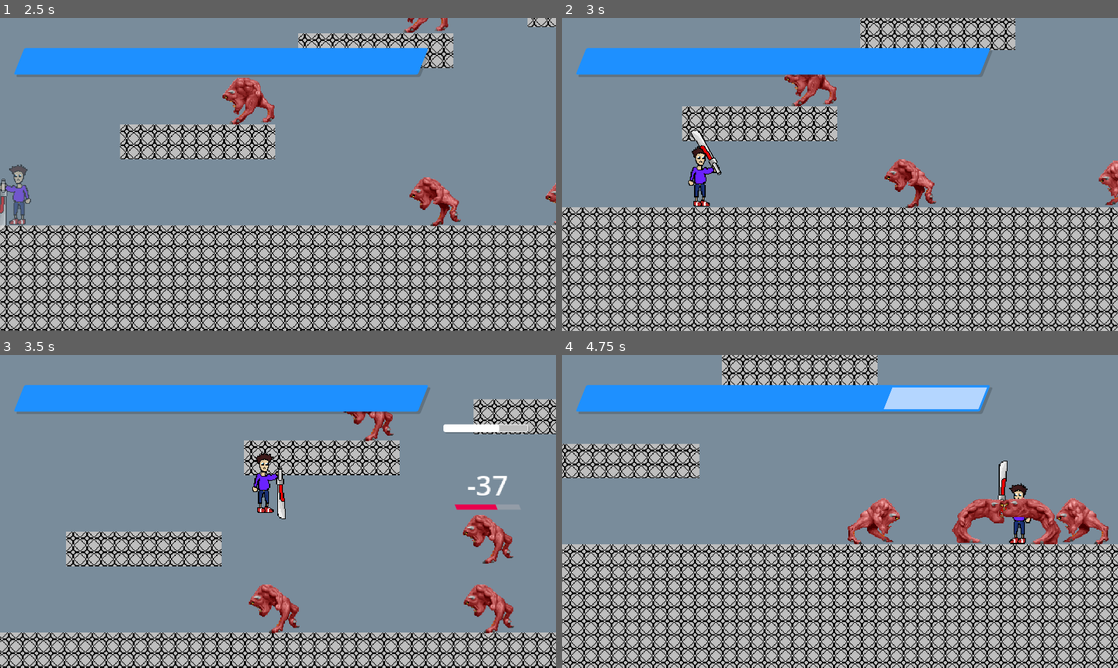
Above: before the commit, frames 1-4 (two rows, left to right).
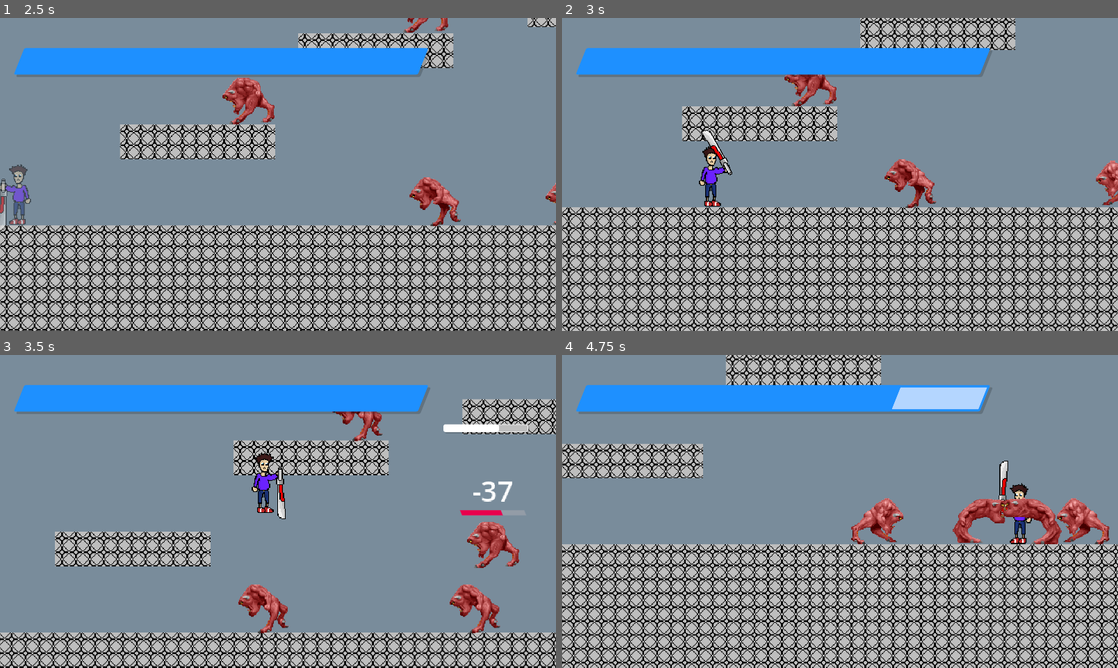
Above: after the commit, the same moments.

Repository: That1M8Head/Swordlink
Game: Godot game, scene res://intro.tscn
The game is run twice, just before and just after one commit, with the same random seed, the same clock (stepped at 60 frames per second) and the same inputs.
Inputs (mouse positions are in pixels of both pictures, inside the frame that each line leads up to):
- Up to frame 1 (2.5 s): tap Enter (MenuConfirm) at 0.5, 1.25, 2 s; move the mouse to (400, 158) at 0.52 s; hold D (MoveRight) 0.53-2.03 s; tap C (Evade) at 0.6, 1.55, 2.3 s; click (400, 158) at 0.67 s; tap Space (Jump) at 0.77, 1.52 s; move the mouse to (166, 190) at 1.27 s; tap X (AltAttack) at 1.35 s; move the mouse to (333, 105) at 2.02 s; press the mouse at (333, 105) at 2.03 s; hold A (MoveLeft) from 2.03 s (still down)
- Up to frame 2 (3 s): move the mouse to (812, 237) at 2.77 s; release A (MoveLeft) at 2.78 s; release the mouse at (812, 237) at 2.78 s; hold D (MoveRight) from 2.78 s (still down); tap C (Evade) at 2.85 s; click (812, 237) at 2.92 s
- Up to frame 3 (3.5 s): keep holding D (MoveRight); tap Space (Jump) at 3.02 s
- Up to frame 4 (4.75 s): move the mouse to (1006, 558) at 3.52 s; hold Ctrl (ModeShift) 3.53-4.28 s; tap Space (Jump) at 3.77, 4.52 s; tap C (Evade) at 3.8, 4.35 s; move the mouse to (673, 464) at 4.27 s; release D (MoveRight) at 4.28 s; hold A (MoveLeft) from 4.28 s (still down)

Frame 1 is identical in both runs. In frame 2, 1.3% of the frame differs, in the area x 22-100%, y 35-61%; in frame 3, 16%; in frame 4, 28%, in the area x 0-100%, y 0-100%.

Commit message:
Updated how evasion works
You can now evade without holding a direction. Evasion will either be determined by the direction Joel is facing, or his current velocity.

Diff:
--- a/Scripts/JoelMovements.gd
+++ b/Scripts/JoelMovements.gd
@@ -155,15 +155,14 @@
 	var blocking_attack = stinger or updraft
 	if not blocking_attack:
 		var direction = Input.get_axis("MoveLeft", "MoveRight")
-		if direction:
-			if not dashing and Input.is_action_just_pressed("Evade"):
-				do_evasion()
-			elif not dashing:
-				if is_on_floor():
-					velocity.x = direction * move_speed
-				else:
-					velocity.x += direction * move_speed * delta * 4
-				velocity.x = clamp(velocity.x, -move_speed, move_speed)
+		if not dashing and Input.is_action_just_pressed("Evade"):
+			do_evasion()
+		if direction and not dashing:
+			if is_on_floor():
+				velocity.x = direction * move_speed
+			else:
+				velocity.x += direction * move_speed * delta * 4
+			velocity.x = clamp(velocity.x, -move_speed, move_speed)
 		elif is_on_floor():
 			velocity.x = move_toward(velocity.x, 0, DECELERATION * delta)
 
@@ -212,13 +211,22 @@
 	if dashing:
 		reset_evasion_flags()
 
+
+func direction_facing(sprite: AnimatedSprite2D) -> int:
+	if sprite.flip_h:
+		return -1
+	else:
+		return 1
+
 func do_evasion():
 	var direction = Input.get_axis("MoveLeft", "MoveRight")
+	direction = direction_facing($JoelSprite) if direction == 0 else direction
+	var move_speed = direction * SPEED * 3 if is_on_floor() else direction * SPEED * 1.8
 	dashing = true
 	modulate = Color(1, 1, 1, 0.5)
 	$DodgeSound.play()
 	set_collision_mask_value(2, false)
-	velocity.x = direction * SPEED * 2
+	velocity.x = move_speed
 
 func reset_evasion_flags():
 	await(get_tree().create_timer(0.3).timeout)
Not shown, changed: Docs/docs.adoc
